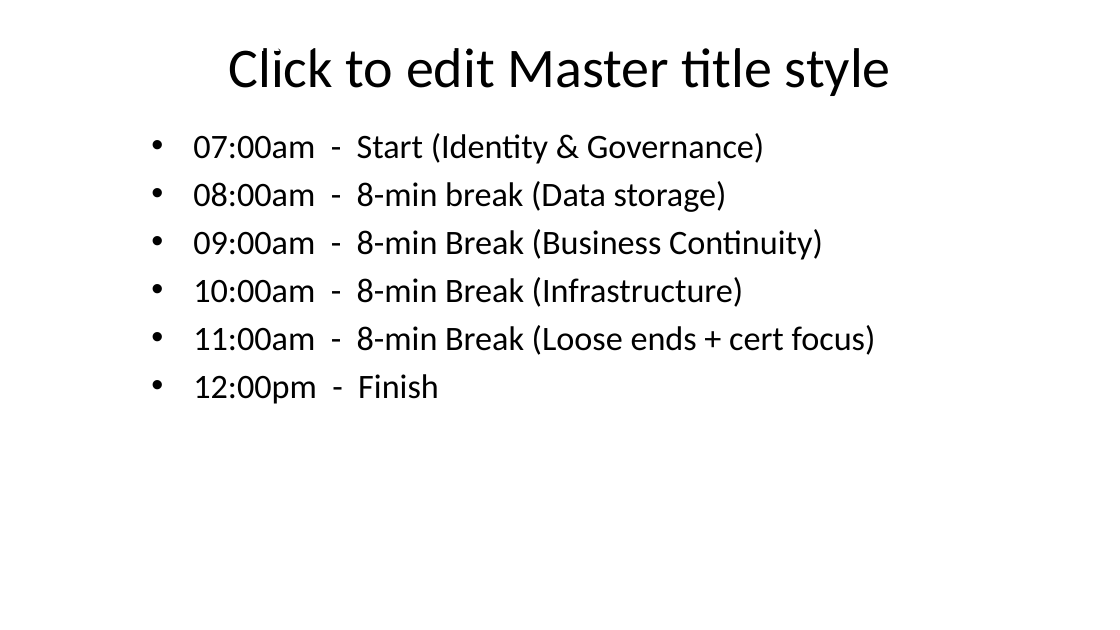
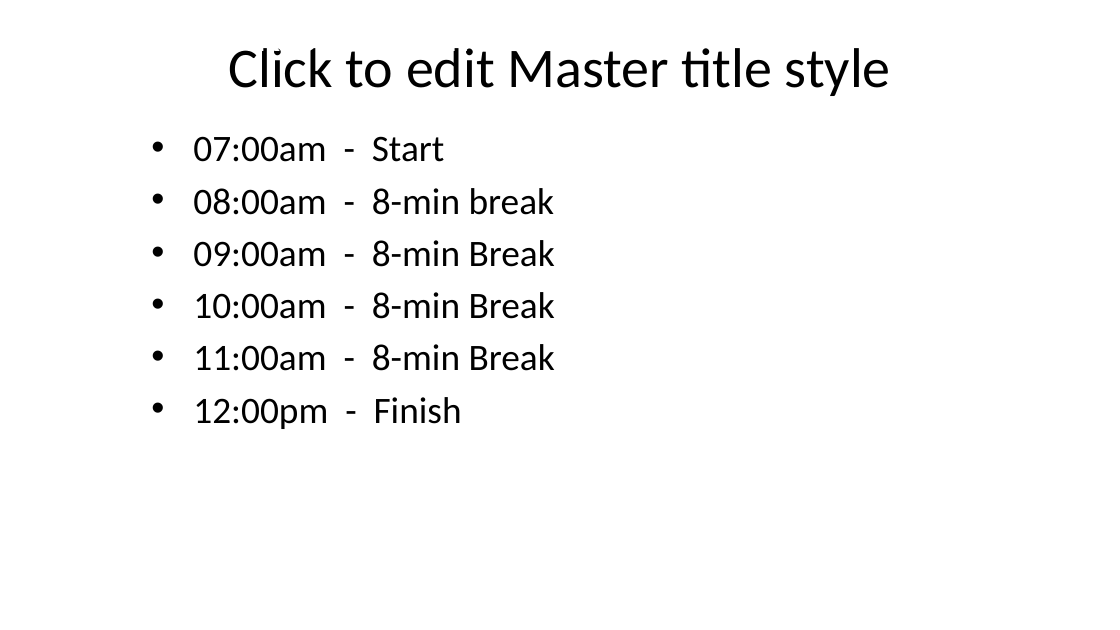
Before and after one commit to timothywarner-org/databricks, a slide deck: slide 6 of warner-databricks-slides.pptx. Drawn at 1120x630 pixels with LibreOffice and Linux fonts; fonts in the diff are those of the drawing; background and template pictures are left out. Boxes give left, top, right and bottom in pixels: in the first picture for what was removed or moved away, otherwise in the second. Text is boxed around its words. In the diff, an @@ line names an element or a change of style, - is before the commit and + after.

```diff
--- a/warner-databricks-slides.pptx
+++ b/warner-databricks-slides.pptx
@@ text at [193,136,555,371]: text changed; size 22 to 24 pt @@
-• 07:00am - Start (Identity & Governance)
-• 08:00am - 8-min break (Data storage)
-• 09:00am - 8-min Break (Business Continuity)
-• 10:00am - 8-min Break (Infrastructure)
-• 11:00am - 8-min Break (Loose ends + cert focus)
+• 07:00am - Start
+• 08:00am - 8-min break
+• 09:00am - 8-min Break
+• 10:00am - 8-min Break
+• 11:00am - 8-min Break
@@ text at [193,397,462,429]: size 22 to 24 pt in "12:00pm - Finish" @@
```
Also in this commit, not shown: 1 other slide changed, 3 slides added.
